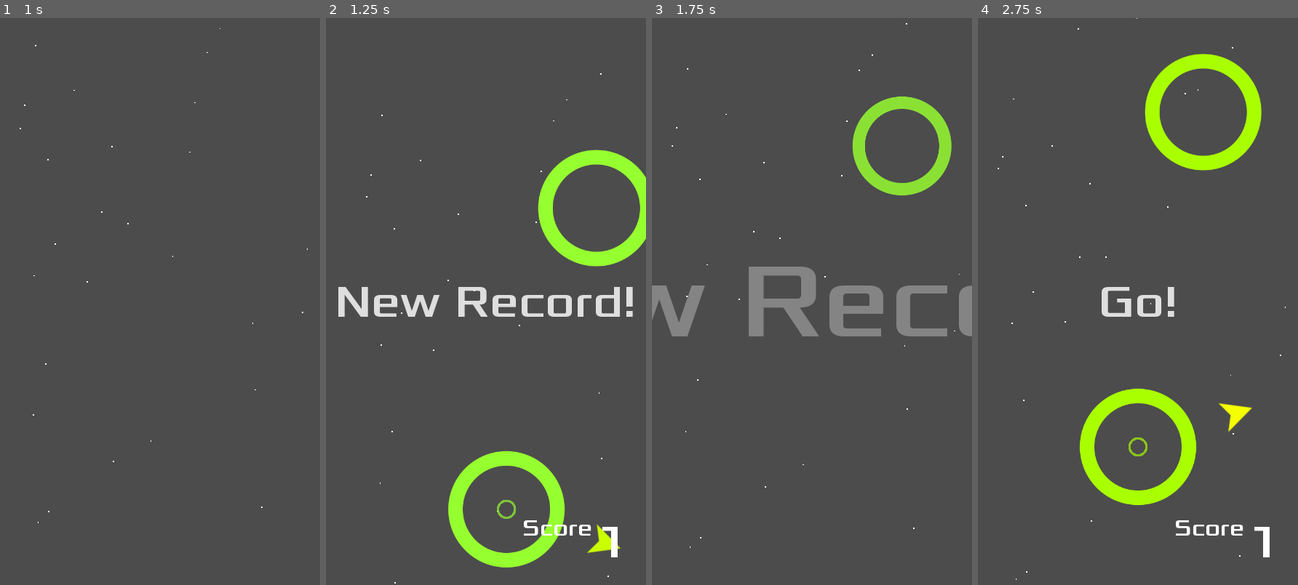
Above: before the commit, frames 1-4 (left to right).
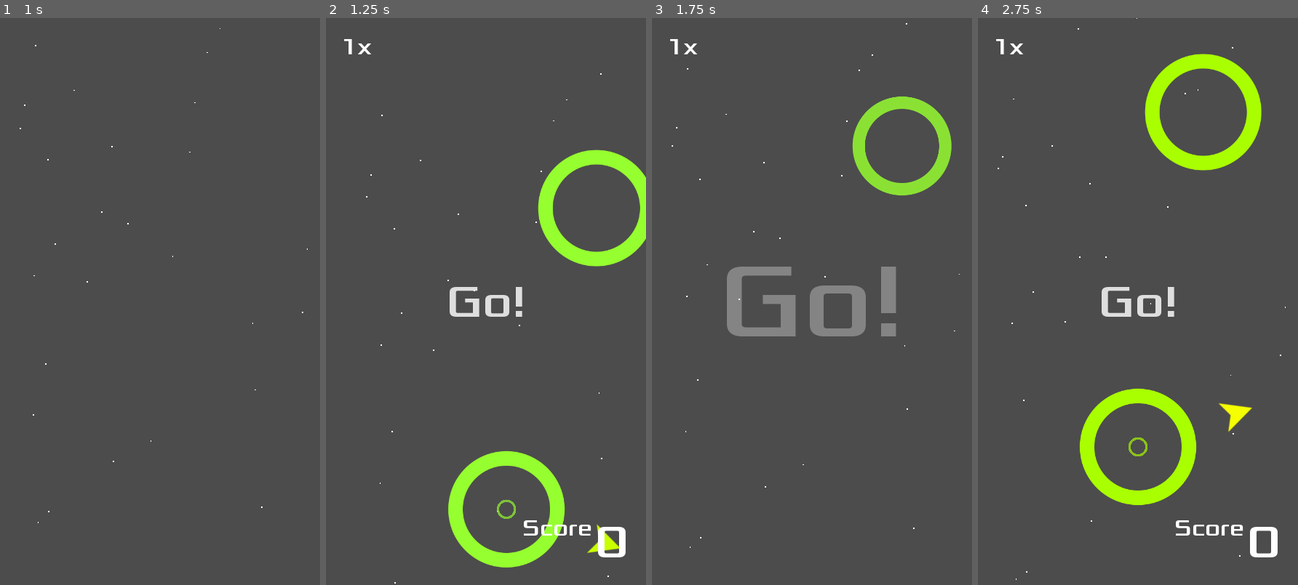
Above: after the commit, the same moments.

Repository: stewchan/circle-jump
Game: Godot game, scene res://objects/Main.tscn
Two runs of this game, one before a commit and one after it. Both use one fixed random seed, a clock stepped at 60 frames per second and the inputs below.
Inputs (mouse positions are in pixels of both pictures, inside the frame that each line leads up to):
- Up to frame 1 (1 s): click (96, 233) at 0.5 s
- Up to frame 2 (1.25 s): no input
- Up to frame 3 (1.75 s): move the mouse to (882, 273) at 1.27 s; click (882, 273) at 1.42 s
- Up to frame 4 (2.75 s): click (1205, 233) at 2 s

Frame 1 is identical in both runs. In frame 2, 2.5% of the frame differs, in the area x 3-96%, y 3-96%; in frame 3, 5.4%, in the area x 0-100%, y 3-57%; in frame 4, 0.4%.

Commit message:
Rolling score

Diff:
--- a/objects/Circle.gd
+++ b/objects/Circle.gd
@@ -1,5 +1,7 @@
 extends Area2D
 
+
+signal full_orbit
 
 # enum MODES {STATIC, LIMITED}
 # modes: "static" or "limited"
@@ -30,7 +32,7 @@
 		"limited":
 			current_orbit = MAX_ORBITS
 			$Label.text = str(current_orbit)
-			$Label.show()
+			# $Label.show()
 			color = Settings.theme["circle_limited"]
 	$Sprite.material.set_shader_param("color", color)
 
@@ -68,7 +70,7 @@
 
 func _process(delta: float) -> void:
 	$Pivot.rotation += rotation_speed * delta
-	if mode == "limited" and jumper:
+	if jumper:
 		check_orbits()
 		update()
 
@@ -76,13 +78,15 @@
 func check_orbits():
 	if abs($Pivot.rotation - orbit_start) > 2 * PI:
 		current_orbit -= 1
-		if Settings.enable_sound:
-			$Beep.play()
-		$Label.text = str(current_orbit)
-		if current_orbit <= 0:
-			jumper.die()
-			jumper = null
-			implode()
+		emit_signal("full_orbit")
+		if mode == "limited":
+			if Settings.enable_sound:
+				$Beep.play()
+			$Label.text = str(current_orbit)
+			if current_orbit <= 0:
+				jumper.die()
+				jumper = null
+				implode()
 		orbit_start = $Pivot.rotation
 
 
@@ -94,6 +98,7 @@
 
 
 func implode():
+	jumper = null
 	if !$AnimationPlayer.is_playing():
 		$AnimationPlayer.play("implode")
 	yield($AnimationPlayer, "animation_finished")
@@ -113,6 +118,8 @@
 
 
 func _draw():
+	if mode != "limited":
+		return
 	if jumper:
 		var color = Settings.theme["circle_fill"]
 		var r = ((radius - 50) / MAX_ORBITS) * (1 + MAX_ORBITS - current_orbit)
--- a/objects/Main.gd
+++ b/objects/Main.gd
@@ -4,9 +4,11 @@
 var Jumper = preload("res://objects/Jumper.tscn")
 
 var player
-var score := 0 setget set_score
-var new_highscore := false
-var level := 0
+var score : int setget set_score
+var multiplier setget set_multiplier
+var new_highscore
+var level
+var captures
 
 
 func _ready() -> void:
@@ -22,11 +24,13 @@
 	player.connect("captured", self, "_on_Jumper_captured")
 	player.connect("died", self, "_on_Jumper_died")
 	self.score = 0
+	self.multiplier = 0
 	new_highscore = false
 	level = 0
+	captures = 0
 	Settings.intensify(level)
 	spawn_circle($StartPosition.position)
-	$HUD.update_score(score)
+	$HUD.visible = true
 	$HUD.show()
 	$HUD.show_message("Go!")
 	if Settings.enable_music:
@@ -34,26 +38,32 @@
 		$Music.play()
 
 
-func set_score(value):
-	score = value
+func set_score(value : int):
+	$HUD.update_score(value)
 	if score > Settings.highscore:
 		if !new_highscore:
 			new_highscore = true
 			$HUD.show_message("New Record!")
 		Settings.highscore = score
 		Settings.save_settings()
-	$HUD.update_score(score)
-	if score > 0 and score % Settings.circles_per_level == 0:
+
+
+func set_multiplier(value : int):
+	multiplier = value
+	$HUD.update_multiplier(multiplier)
+
+
+func _on_Jumper_captured(object):
+	captures += 1
+	self.score += 1 * multiplier
+	self.multiplier += 1
+	$Camera2D.position = object.position
+	object.capture(player)
+	call_deferred("spawn_circle")
+	if captures > 0 and captures % Settings.circles_per_level == 0:
 		level += 1
 		Settings.intensify(level)
 		$HUD.show_message("Level %s" % str(level))
-
-
-func _on_Jumper_captured(object):
-	self.score += 1
-	$Camera2D.position = object.position
-	object.capture(player)
-	call_deferred("spawn_circle")
 
 
 func _on_Jumper_died():
@@ -71,6 +81,7 @@
 		var y = rand_range(-500, -400)
 		_position = player.target.position + Vector2(x, y)
 	add_child(c)
+	c.connect("full_orbit", self, "set_multiplier", [1])
 
 	# Spawn circle based on current level
 	var mode = Settings.level_settings["mode"]
--- a/objects/Main.tscn
+++ b/objects/Main.tscn
@@ -35,6 +35,7 @@
 scale_amount_random = 0.49
 
 [node name="HUD" parent="." instance=ExtResource( 3 )]
+visible = false
 
 [node name="Music" type="AudioStreamPlayer" parent="."]
 stream = ExtResource( 4 )
--- a/ui/HUD.gd
+++ b/ui/HUD.gd
@@ -1,9 +1,13 @@
 extends CanvasLayer
+
+
+var score : int
+var old_score : int = 0
 
 
 func show_message(text):
 	$Message.text = text
-	$AnimationPlayer.play("show_message")
+	$MessageAnim.play("show_message")
 
 
 func hide():
@@ -14,5 +18,16 @@
 	$ScoreBox.show()
 
 
-func update_score(value):
+func update_multiplier(value):
+	$Multiplier.text = str(value) + "x"
+
+
+func update_score(value : int):
+	var new_score = old_score + value
+	$Tween.interpolate_method(self, "step_score", old_score, new_score, 0.25, Tween.TRANS_LINEAR, Tween.EASE_IN_OUT)
+	$Tween.start()
+	old_score = new_score
+
+
+func step_score(value:int) -> void:
 	$ScoreBox/HBoxContainer/Score.text = str(value)
--- a/ui/HUD.tscn
+++ b/ui/HUD.tscn
@@ -1,7 +1,11 @@
-[gd_scene load_steps=9 format=2]
+[gd_scene load_steps=12 format=2]
 
 [ext_resource path="res://assets/fonts/Xolonium-Regular.ttf" type="DynamicFontData" id=1]
 [ext_resource path="res://ui/HUD.gd" type="Script" id=2]
+
+[sub_resource type="DynamicFont" id=7]
+size = 32
+font_data = ExtResource( 1 )
 
 [sub_resource type="DynamicFont" id=1]
 size = 32
@@ -121,8 +125,87 @@
 "values": [ Color( 1, 1, 1, 1 ), Color( 1, 1, 1, 0 ) ]
 }
 
+[sub_resource type="Animation" id=8]
+length = 0.001
+tracks/0/type = "value"
+tracks/0/path = NodePath("Multiplier:custom_fonts/font:size")
+tracks/0/interp = 1
+tracks/0/loop_wrap = true
+tracks/0/imported = false
+tracks/0/enabled = true
+tracks/0/keys = {
+"times": PoolRealArray( 0 ),
+"transitions": PoolRealArray( 1 ),
+"update": 0,
+"values": [ 32 ]
+}
+tracks/1/type = "value"
+tracks/1/path = NodePath("Multiplier:custom_colors/font_color")
+tracks/1/interp = 1
+tracks/1/loop_wrap = true
+tracks/1/imported = false
+tracks/1/enabled = true
+tracks/1/keys = {
+"times": PoolRealArray( 0 ),
+"transitions": PoolRealArray( 1 ),
+"update": 0,
+"values": [ Color( 1, 1, 1, 1 ) ]
+}
+tracks/2/type = "value"
+tracks/2/path = NodePath("Multiplier:rect_scale")
+tracks/2/interp = 1
+tracks/2/loop_wrap = true
+tracks/2/imported = false
+tracks/2/enabled = true
+tracks/2/keys = {
+"times": PoolRealArray( 0 ),
+"transitions": PoolRealArray( 1 ),
+"update": 0,
+"values": [ Vector2( 1, 1 ) ]
+}
+
+[sub_resource type="Animation" id=9]
+resource_name = "pulse"
+length = 0.4
+tracks/0/type = "value"
+tracks/0/path = NodePath("Multiplier:custom_colors/font_color")
+tracks/0/interp = 1
+tracks/0/loop_wrap = true
+tracks/0/imported = false
+tracks/0/enabled = true
+tracks/0/keys = {
+"times": PoolRealArray( 0, 0.2, 0.4 ),
+"transitions": PoolRealArray( 1, 1, 1 ),
+"update": 0,
+"values": [ Color( 1, 1, 1, 1 ), Color( 0.843137, 0.0784314, 0.0784314, 1 ), Color( 1, 1, 1, 1 ) ]
+}
+tracks/1/type = "value"
+tracks/1/path = NodePath("Multiplier:rect_scale")
+tracks/1/interp = 1
+tracks/1/loop_wrap = true
+tracks/1/imported = false
+tracks/1/enabled = true
+tracks/1/keys = {
+"times": PoolRealArray( 0, 0.2, 0.4 ),
+"transitions": PoolRealArray( 1, 1, 1 ),
+"update": 0,
+"values": [ Vector2( 1, 1 ), Vector2( 1.5, 1.5 ), Vector2( 1, 1 ) ]
+}
+
 [node name="HUD" type="CanvasLayer"]
 script = ExtResource( 2 )
+
+[node name="Multiplier" type="Label" parent="."]
+margin_left = 20.0
+margin_top = 20.0
+margin_right = 63.0
+margin_bottom = 60.0
+rect_pivot_offset = Vector2( 21, 20 )
+custom_colors/font_color = Color( 1, 1, 1, 1 )
+custom_fonts/font = SubResource( 7 )
+text = "1x"
+align = 1
+valign = 1
 
 [node name="ScoreBox" type="MarginContainer" parent="."]
 anchor_left = 0.5
@@ -175,8 +258,14 @@
 valign = 1
 clip_text = true
 
-[node name="AnimationPlayer" type="AnimationPlayer" parent="."]
+[node name="MessageAnim" type="AnimationPlayer" parent="."]
 autoplay = "init"
 anims/RESET = SubResource( 4 )
 anims/init = SubResource( 5 )
 anims/show_message = SubResource( 6 )
+
+[node name="MultiplierAnim" type="AnimationPlayer" parent="."]
+anims/RESET = SubResource( 8 )
+anims/pulse = SubResource( 9 )
+
+[node name="Tween" type="Tween" parent="."]
